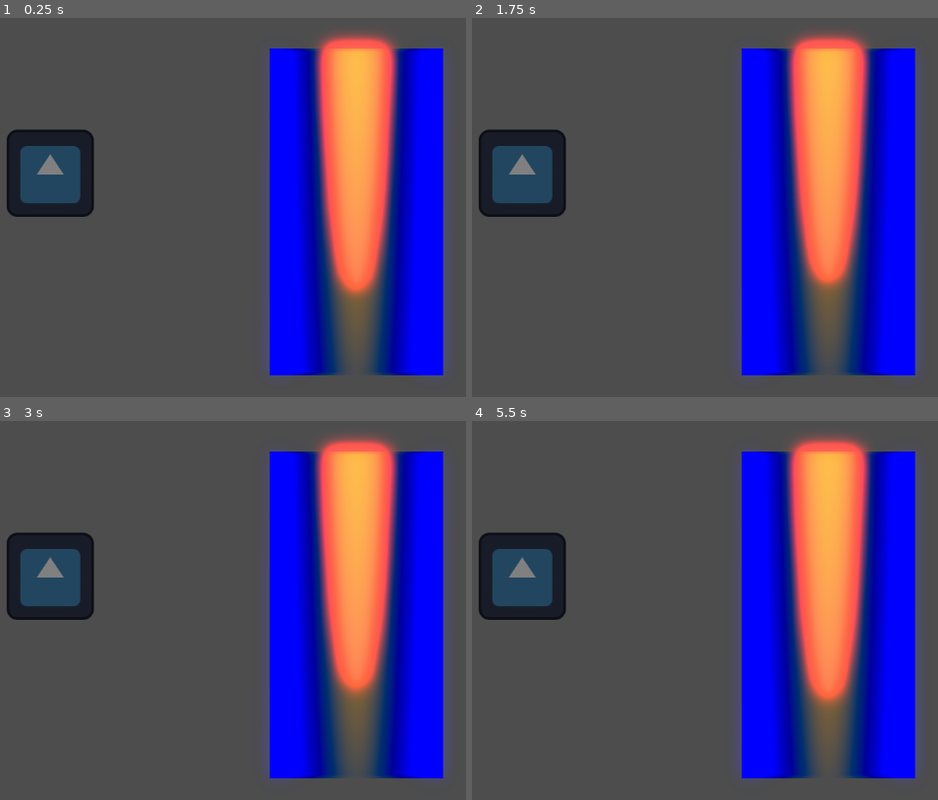
Above: before the commit, frames 1-4 (two rows, left to right).
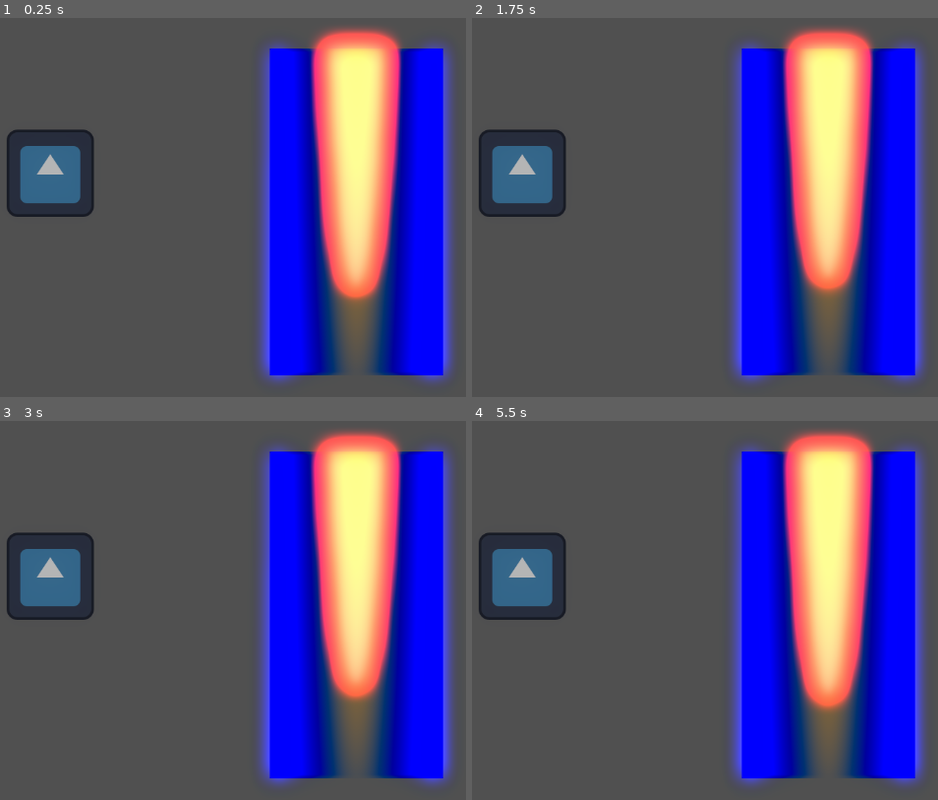
Above: after the commit, the same moments.

Repository: vignesh-j-shetty/rocketeffectpoc
Game: Godot game, scene res://main_scene.tscn
Two runs of this game, one before a commit and one after it. Both use one fixed random seed, a clock stepped at 60 frames per second and the inputs below. The engine's default icon, where the game draws it, is replaced by a stand-in: a white triangle on a blue panel in a dark square.
Inputs:
- Up to frame 1 (0.25 s): no input
- Up to frame 2 (1.75 s): no input
- Up to frame 3 (3 s): no input
- Up to frame 4 (5.5 s): tap Enter at 4.25 s

The runs differ from the first frame. In frame 1, 19% of the frame differs, in the area x 4-98%, y 2-97%; in frame 2, 18%; in frame 3, 18%; in frame 4, 19%.

Commit message:
implemented basic rocket flame effect

Diff:
--- a/RocketEffect.gdshader
+++ b/RocketEffect.gdshader
@@ -39,7 +39,9 @@
 	} else if(main_flame > 0.7 && main_flame < 0.9) {
 		float s = smoothstep(0.1, 0.3, main_flame);
 		color = mix(yellow_color, orange_color, s);
-		//color = vec3(1.0);
+	}
+	if(UV.y > 0.7) {
+		float flame = get_flame_noise(UV);
 	}
 	COLOR.rgb = color;
 	COLOR.a = 1.0 - main_flame;
--- a/main_scene.gd
+++ b/main_scene.gd
@@ -6,8 +6,8 @@
 	for node in self.get_children():
 		if node.name == "WorldEnvironment":
 			continue
-		#if node.name != "RocketEngine" and node.name == "ColorRect":
-			#node.modulate =  Color(0.7, 0.7, 0.7)
+		if node.name != "RocketEngine":
+			node.modulate =  Color(0.7, 0.7, 0.7)
 
 	pass # Replace with function body.
 
--- a/main_scene.tscn
+++ b/main_scene.tscn
@@ -9,12 +9,26 @@
 [sub_resource type="Environment" id="Environment_pepoh"]
 background_mode = 3
 glow_enabled = true
-glow_intensity = 0.42
+glow_intensity = 1.85
 glow_strength = 1.17
 glow_bloom = 0.04
 glow_blend_mode = 0
 glow_hdr_threshold = 0.8
 glow_hdr_scale = 1.22
+
+[sub_resource type="FastNoiseLite" id="FastNoiseLite_ig27o"]
+noise_type = 3
+frequency = 0.0295
+
+[sub_resource type="NoiseTexture2D" id="NoiseTexture2D_v8lox"]
+noise = SubResource("FastNoiseLite_ig27o")
+
+[sub_resource type="FastNoiseLite" id="FastNoiseLite_v1yr8"]
+noise_type = 3
+frequency = 0.002
+
+[sub_resource type="NoiseTexture2D" id="NoiseTexture2D_860rl"]
+noise = SubResource("FastNoiseLite_v1yr8")
 
 [sub_resource type="ShaderMaterial" id="ShaderMaterial_tuprg"]
 shader = ExtResource("1_kblq5")
@@ -22,10 +36,12 @@
 shader_parameter/orange_color = Color(0.92549, 0.552941, 0.0156863, 1)
 shader_parameter/effect_speed = 0.1
 shader_parameter/flame_height = 1.2
+shader_parameter/noise_tex1 = SubResource("NoiseTexture2D_v8lox")
+shader_parameter/noise_tex2 = SubResource("NoiseTexture2D_860rl")
 
 [sub_resource type="ShaderMaterial" id="ShaderMaterial_fkvmp"]
 shader = ExtResource("4_uif7i")
-shader_parameter/sigma = 10.2
+shader_parameter/sigma = 120.0
 
 [node name="MainScene" type="Node2D"]
 script = ExtResource("1_1eqrk")
@@ -48,6 +64,6 @@
 metadata/_edit_lock_ = true
 
 [node name="Icon" type="Sprite2D" parent="."]
-modulate = Color(0.5, 0.5, 0.5, 1)
+modulate = Color(0.698039, 0.698039, 0.698039, 1)
 position = Vector2(153, 284)
 texture = ExtResource("2_5u1f7")
--- a/rocket_engine.gd
+++ b/rocket_engine.gd
@@ -7,6 +7,6 @@
 
 
 # Called every frame. 'delta' is the elapsed time since the previous frame.
-func _process(delta: float) -> void:
+func _process(_delta: float) -> void:
 	var h = lerp(1.45, 1.6, randf())
 	shader_material.set_shader_parameter("flame_height", h)
Not shown: 1 places in main_scene.tscn that only renumber resources
